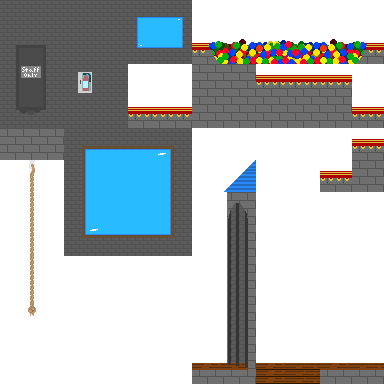
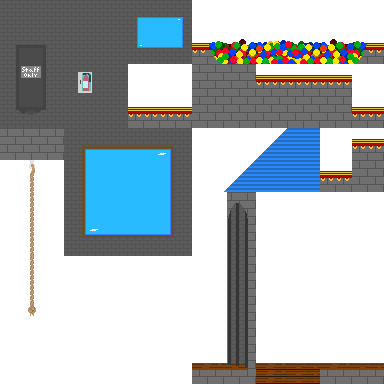
Layer changes from the first 384 × 384 image to the second:
added layer "Boss Door roof extended" in group "Boss Room" over (x1=256, y1=128, x2=320, y2=192)
painted on "Boss door roof" over (x1=245, y1=161, x2=256, y2=171)
